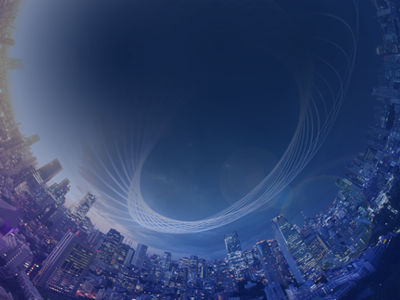
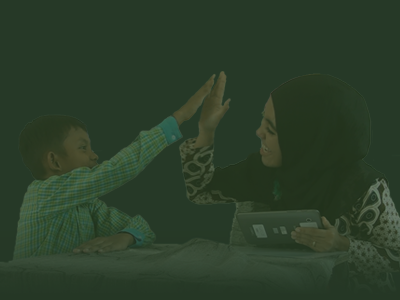
Layer changes from the first 400 x 300 image to the second:
hid group "About" (2 layers) over [0, 0, 400, 300]
"Layer 7": opacity 100% → 40% over [0, 0, 400, 300]
showed group "Thrive" (2 layers) over [0, 0, 400, 300]
"ThriveProsper": opacity 100% → 40% over [0, 71, 400, 300]
